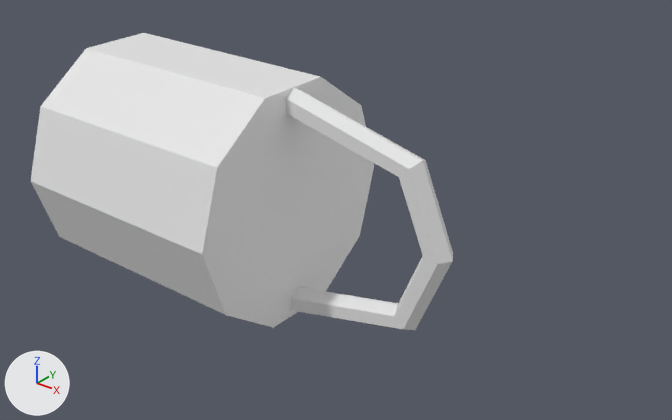
Renders of the Blender file Ragdoll Climb/Assets/Blender Files/Daniel/rope_holder_simple.blend from each side of a commit.
Both versions are drawn from a 50 mm lens placed at (10.4, -10.69, 6.8), pointed at (1.66, 0.23, 0.03). Lighting does not change. The marker at lower left points along +X, +Y and +Z.
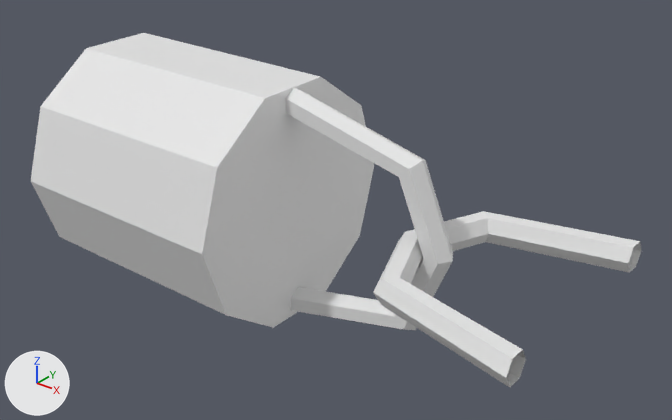
Commit message: Rope fixes

Boxes (x1, y1, x2, y2) around the edits, measured in the pictures (672 x 420 px):
'Torus.001', reshaped (44% wider, 19% taller)
    before: (31, 33, 453, 330)
    after: (31, 33, 641, 387)
part 1 of me_torus_001, added
    after: (373, 211, 641, 387)

The change in detail:
me_torus_001 has 50 vertices, 36 faces and spans x -3.38..4.09, y -2.2..2.2, z -2.09..2.09.
me_torus_001 is used by ob_torus_001; location (0.0, 0.0, 0.0).
me_torus_001 part 1: the loose piece of 30 vertices spanning x 1.0..4.09, y -0.22..0.22, z -2.09..2.09 is copied, and the copy is multiplied about its middle by the matrix ((-1.0, 0.0, 0.0), (0.0, 0.0, -1.0), (0.0, -1.0, 0.0)), then moved by (2.09, 0.0, 0.0); it spans x 3.09..6.18, y -2.09..2.09, z -0.22..0.22.
